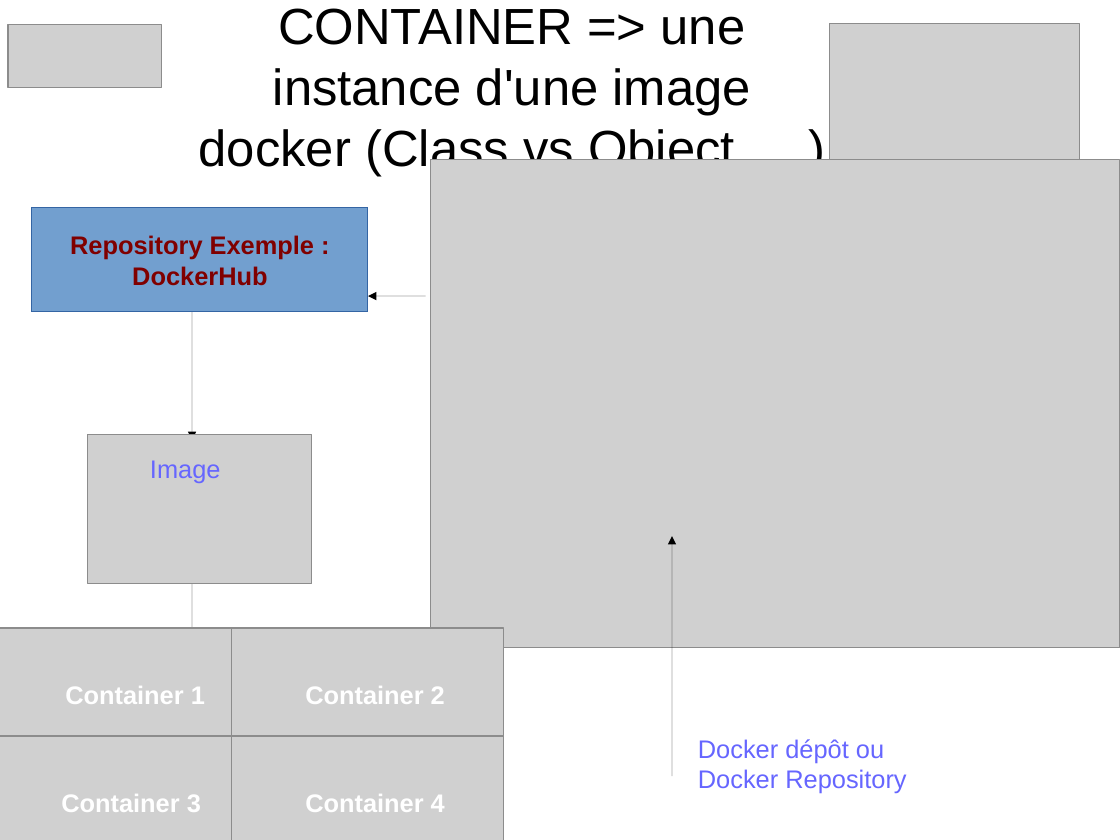
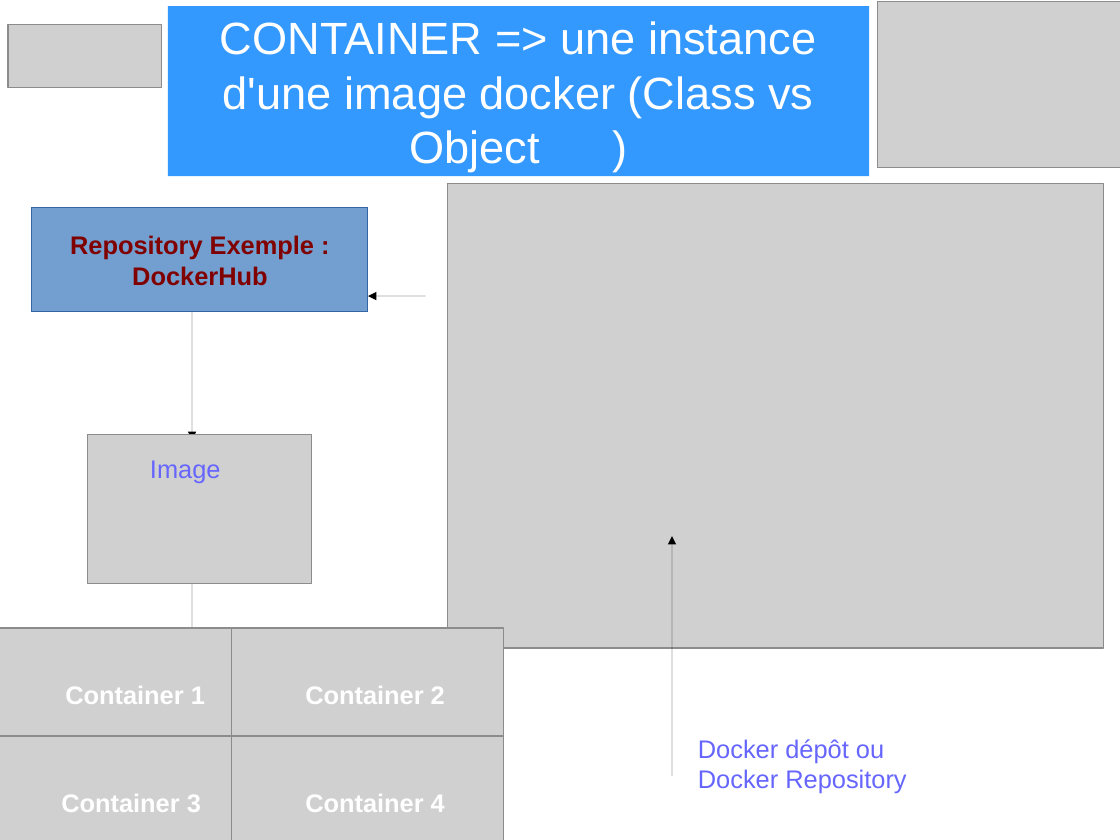
Before and after one commit to heylve/current, a slide deck: slide 5 of Rencontre_devs/docker_dev_conf_20_11_2017.odp. Drawn at 1120x840 pixels with LibreOffice and Linux fonts; fonts in the diff are those of the drawing; grey boxes stand for pictures. Boxes give left, top, right and bottom in pixels: in the first picture for what was removed or moved away, otherwise in the second. Text is boxed around its words. In the diff, an @@ line names an element or a change of style, - is before the commit and + after.

Commit message:
pres docker and agile

```diff
--- a/Rencontre_devs/docker_dev_conf_20_11_2017.odp
+++ b/Rencontre_devs/docker_dev_conf_20_11_2017.odp
@@ title "CONTAINER => une instance d'une ..." resized from (x1=199, y1=8, x2=751, y2=177) to (x1=168, y1=6, x2=869, y2=176) @@
@@ title "CONTAINER => une instance d'une ..." at (x1=168, y1=6, x2=869, y2=176): size 36 to 32 pt, text colour #000000 to #FFFFFF; fill none to #3399FF @@
@@ picture resized from (x1=829, y1=24, x2=1080, y2=191) to (x1=877, y1=1, x2=1120, y2=168) @@
@@ picture resized from (x1=431, y1=160, x2=1120, y2=647) to (x1=448, y1=184, x2=1105, y2=648) @@
```
Also in this commit, not shown: 16 other slides changed, 1 slide added, 1 slide removed.
